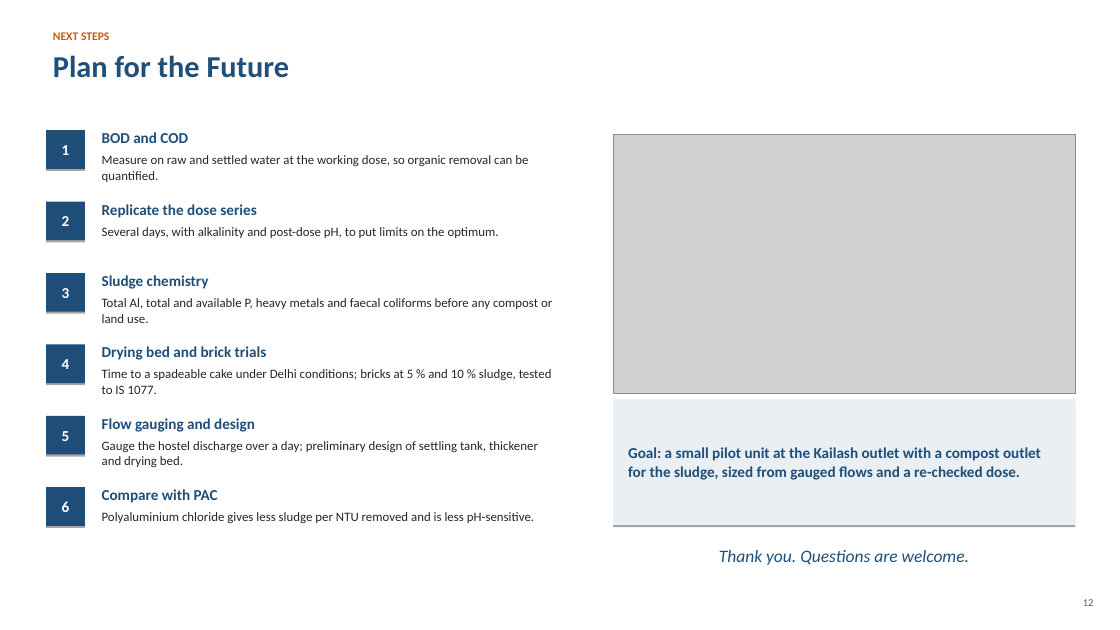
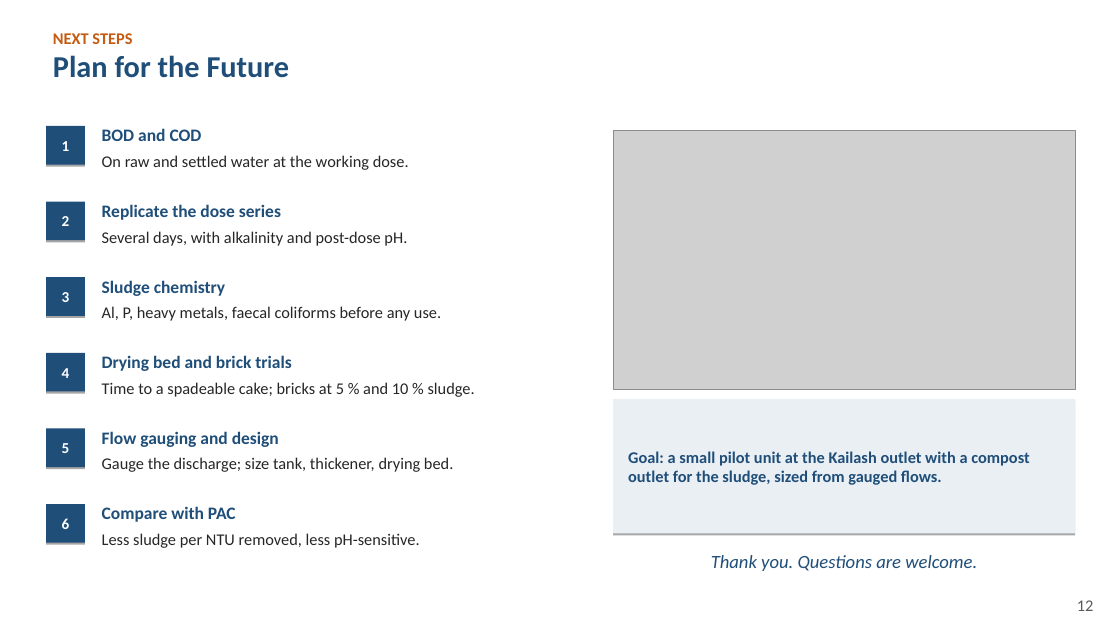
Before and after one commit to vinilverma27-hub/Clinch.ai, a slide deck: slide 12 of docs/btp-report/BTP_Final_Presentation_Kanishka_Saraf_2023CE11023.ppt. Drawn at 1120x630 pixels with LibreOffice and Linux fonts; fonts in the diff are those of the drawing; grey boxes stand for pictures. Boxes give left, top, right and bottom in pixels: in the first picture for what was removed or moved away, otherwise in the second. Text is boxed around its words. In the diff, an @@ line names an element or a change of style, - is before the commit and + after.

```diff
--- a/docs/btp-report/BTP_Final_Presentation_Kanishka_Saraf_2023CE11023.ppt
+++ b/docs/btp-report/BTP_Final_Presentation_Kanishka_Saraf_2023CE11023.ppt
@@ text "NEXT STEPS" at <box>53,33,132,44</box>: size 10 to 14 pt @@
@@ rectangle "1": place and size @@
-rectangle "1" at <box>46,130,85,169</box>
+rectangle "1" at <box>46,126,85,165</box>
@@ picture: place and size @@
-picture at <box>613,134,1075,394</box>
+picture at <box>613,130,1075,390</box>
@@ text at <box>102,155,409,170</box>: text changed; size 11 to 14 pt @@
-Measure on raw and settled water at the working dose, so organic removal can be quantified.
+On raw and settled water at the working dose.
@@ text at <box>102,231,407,246</box>: text changed; size 11 to 14 pt @@
-Several days, with alkalinity and post-dose pH, to put limits on the optimum.
+Several days, with alkalinity and post-dose pH.
@@ rectangle "3": place and size @@
-rectangle "3" at <box>46,273,85,311</box>
+rectangle "3" at <box>46,277,85,316</box>
@@ text at <box>102,306,441,321</box>: text changed; size 11 to 14 pt @@
-Total Al, total and available P, heavy metals and faecal coliforms before any compost or land use.
+Al, P, heavy metals, faecal coliforms before any use.
@@ rectangle "4": place and size @@
-rectangle "4" at <box>46,344,85,383</box>
+rectangle "4" at <box>46,353,85,391</box>
@@ text "Drying bed and brick trials": place and size @@
-text "Drying bed and brick trials" at <box>102,346,267,360</box>
+text "Drying bed and brick trials" at <box>102,355,291,371</box>
@@ text at <box>102,382,475,397</box>: text changed; size 11 to 14 pt @@
-Time to a spadeable cake under Delhi conditions; bricks at 5 % and 10 % sludge, tested to IS 1077.
+Time to a spadeable cake; bricks at 5 % and 10 % sludge.
@@ rectangle: place and size @@
-rectangle at <box>613,399,1075,525</box>
+rectangle at <box>613,399,1075,533</box>
@@ rectangle "5": place and size @@
-rectangle "5" at <box>46,416,85,454</box>
+rectangle "5" at <box>46,428,85,467</box>
@@ text "Flow gauging and design": place and size @@
-text "Flow gauging and design" at <box>102,418,255,432</box>
+text "Flow gauging and design" at <box>102,431,279,447</box>
@@ text at <box>102,457,453,472</box>: text changed; size 11 to 14 pt @@
-Gauge the hostel discharge over a day; preliminary design of settling tank, thickener and drying bed.
+Gauge the discharge; size tank, thickener, drying bed.
@@ text at <box>628,451,1029,485</box>: text changed; size 13 to 14 pt @@
-Goal: a small pilot unit at the Kailash outlet with a compost outlet for the sludge, sized from gauged flows and a re-checked dose.
+Goal: a small pilot unit at the Kailash outlet with a compost outlet for the sludge, sized from gauged flows.
@@ rectangle "6": place and size @@
-rectangle "6" at <box>46,487,85,526</box>
+rectangle "6" at <box>46,504,85,542</box>
@@ size 13 to 15 pt in 6 elements at <box>102,204,281,220</box>, <box>102,128,202,141</box>, <box>102,280,225,296</box>, <box>102,355,291,371</box>, <box>102,431,279,447</box>, <box>102,506,236,522</box> @@
@@ text "Compare with PAC": place and size @@
-text "Compare with PAC" at <box>102,489,218,503</box>
+text "Compare with PAC" at <box>102,506,236,522</box>
@@ text at <box>102,533,420,548</box>: text changed; size 11 to 14 pt @@
-Polyaluminium chloride gives less sludge per NTU removed and is less pH-sensitive.
+Less sludge per NTU removed, less pH-sensitive.
@@ text "Thank you. Questions are welcome." at <box>711,555,977,571</box>: size 15 to 16 pt @@
@@ text "12" at <box>1077,600,1094,611</box>: size 9 to 14 pt @@
```
Also in this commit, not shown: 11 other slides changed, 2 other files.
